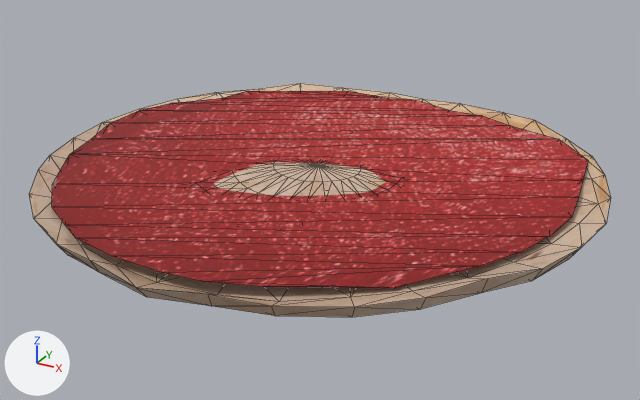
The glTF model media/pizzabodem_rauw_saus/pizzabodem_rauw_saus.glb: old version first, new version second.
Rendered twice from a 50 mm lens placed at (2.19, -3.97, 1.83), pointed at (0.05, -0.08, -0.11). The lights are fixed; the arrows at lower left show +X, +Y and +Z. Mesh edges are drawn as thin lines. Where no turn or scale is listed for an object, it has been applied to the vertices. Vertices at the same position are counted once.
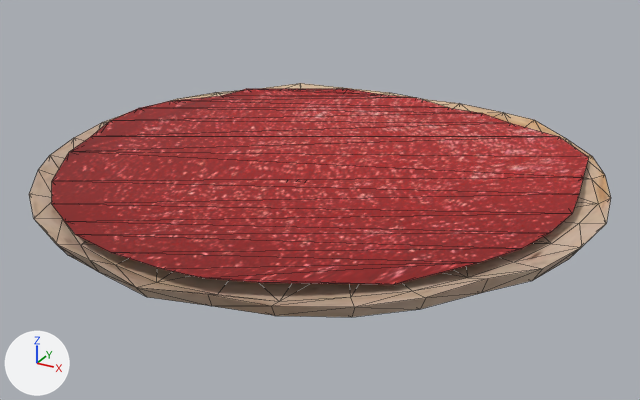
What differs and where, as boxes [x1, y1, x2, y2] in the pictures (640 x 400 px; the box of a moved part takes in the faces that stretch with it):
'Cylinder.002', reshaped, moved: before [52, 91, 588, 288]; after [52, 89, 589, 285]
part 1 of me_cylinder_005, moved or reshaped (not visible before): after [208, 278, 386, 285]
part 2 of me_cylinder_005, moved or reshaped: before [52, 91, 588, 288]; after [52, 89, 589, 285]
part 3 of me_cylinder_005, moved or reshaped (not visible afterwards): before [213, 282, 354, 288]

What changed in the scene script:
```text
Change me_cylinder_005:
    used by ob_cylinder_002; location = (0.0, 0.0, 1.337)
    remove me_cylinder_005.from_pydata(...)  # 64 vertices, 124 faces; spans x -1.48..1.38, y -1.42..1.35, z -1.32..-1.25
    add me_cylinder_005.from_pydata(...)  # 64 vertices, 124 faces; spans x -1.48..1.38, y -1.42..1.35, z 0.0..0.06
    me_cylinder_005 part 1: the 1 vertex in x 0.49, y -1.18, z -1.32 is moved by (-0.02, -0.13, 1.36)
    me_cylinder_005 part 2: 62 of the vertices in x -1.48..1.38, y -1.42..1.35, z -1.32..-1.25 are moved by (0.0, 0.0, 1.32)
    me_cylinder_005 part 3: the 1 vertex in x 0.47, y -1.31, z -1.27 is moved by (0.02, 0.13, 1.27)
Change ob_cylinder_002:
    ob_cylinder_002.location: (0.0, 0.0, 1.337) -> (0.0, 0.0, 0.037)
```
